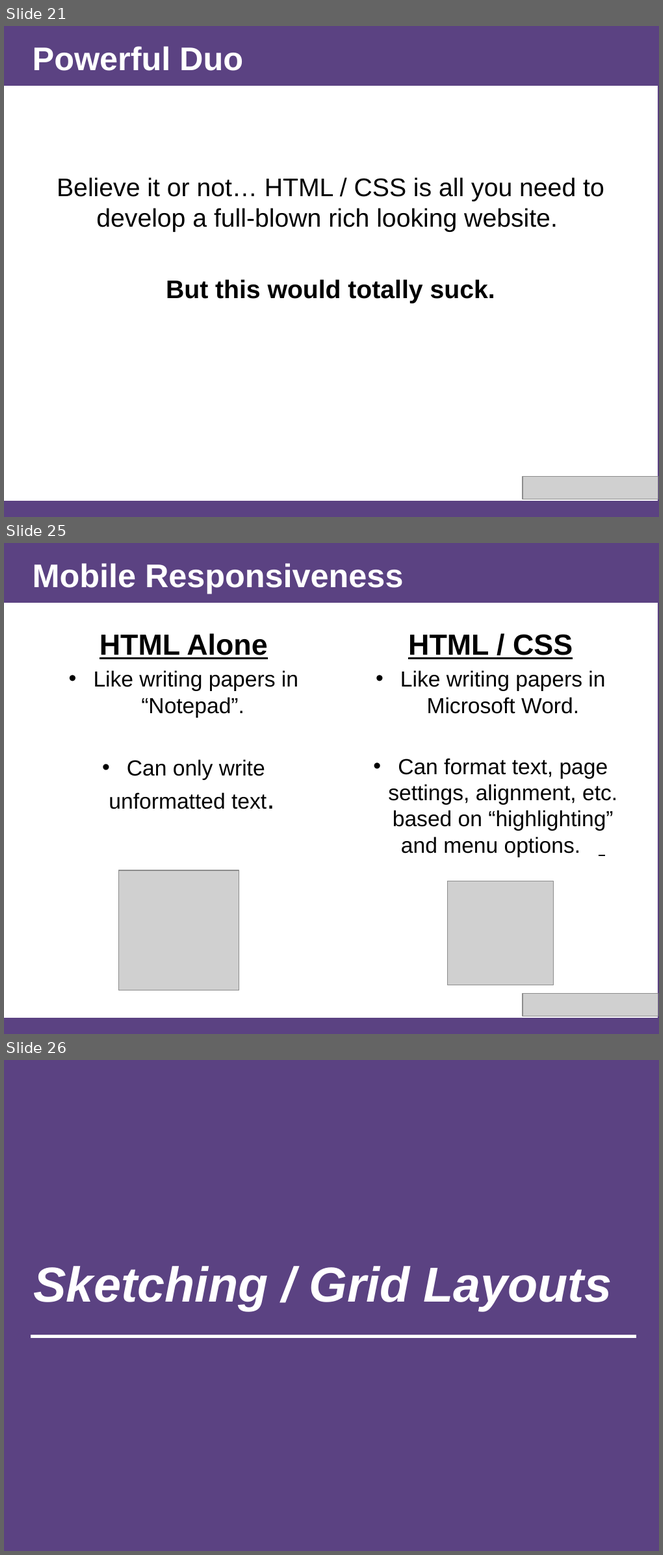
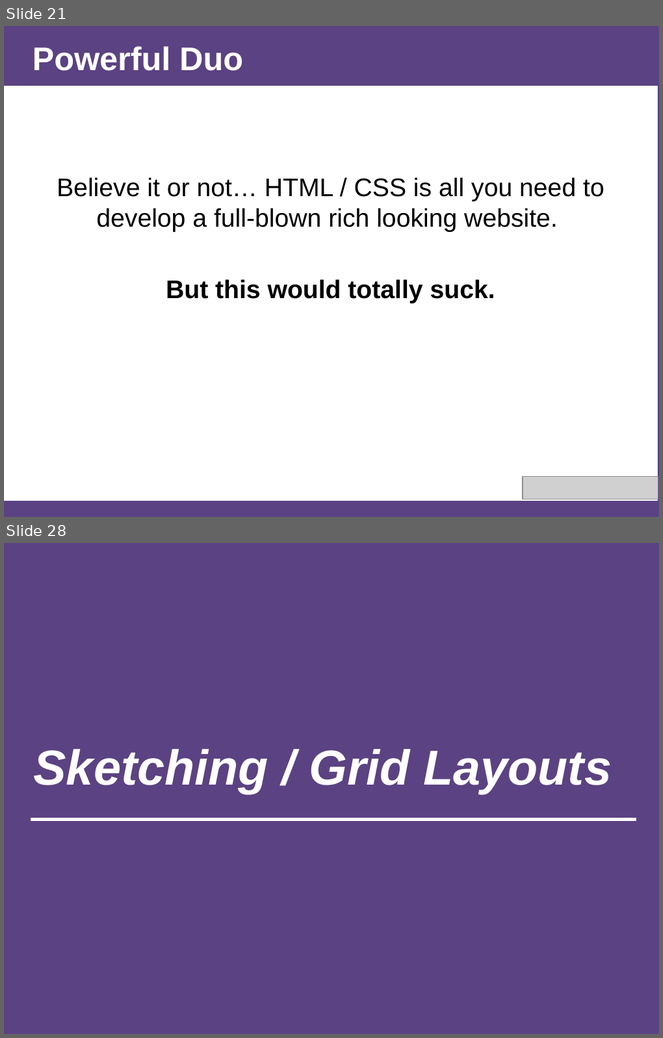
Before and after one commit to afhaque/Rice-DevChats-Bootstrap, a slide deck: slides/AHaque_Bootstrap-Presentation_1-24-15.pptx. Shown one above the other, each under a label of ours: slides 21, 25 and 26 before the commit, slides 21 and 28 after it; the slides between them are not shown. The pictures are 663x1555 and 663x1038 pixels, drawn with LibreOffice and Linux fonts; fonts in the diff are those of the drawing; grey boxes stand for pictures. Boxes give left, top, right and bottom in pixels: in the first picture for what was removed or moved away, otherwise in the second. Text is boxed around its words. In the diff, an @@ line names an element or a change of style, - is before the commit and + after.

```diff
--- a/slides/AHaque_Bootstrap-Presentation_1-24-15.pptx
+++ b/slides/AHaque_Bootstrap-Presentation_1-24-15.pptx
@@ slide 25 removed at <box>4,543,659,1034</box>, background #5B4282 @@
@@ title removed at <box>33,563,404,594</box> @@
-Mobile Responsiveness
@@ rectangle removed at <box>4,603,658,1018</box> @@
@@ text removed at <box>94,633,298,809</box> @@
-HTML Alone
-• Like writing papers in “Notepad”.
-• Can only write unformatted text.
@@ text removed at <box>388,634,618,858</box> @@
-HTML / CSS
-• Like writing papers in Microsoft Word.
-• Can format text, page settings, alignment, etc. based on “highlighting” and menu options.
@@ picture removed at <box>118,871,239,990</box> @@
@@ picture removed at <box>447,882,553,985</box> @@
@@ picture removed at <box>523,994,659,1016</box> @@
@@ what was slide 26 is now slide 28 @@
```
Also in this commit, not shown: 3 slides changed, 4 slides added, 1 other slide removed, 1 other file.
